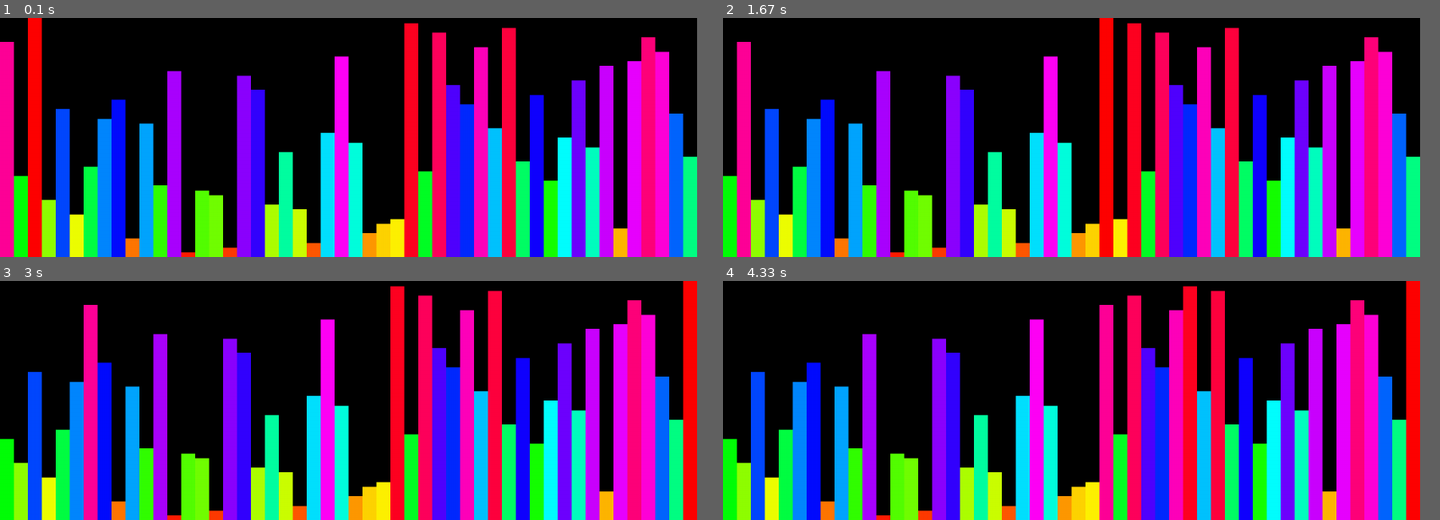
Above: before the commit, frames 1-4 (two rows, left to right).
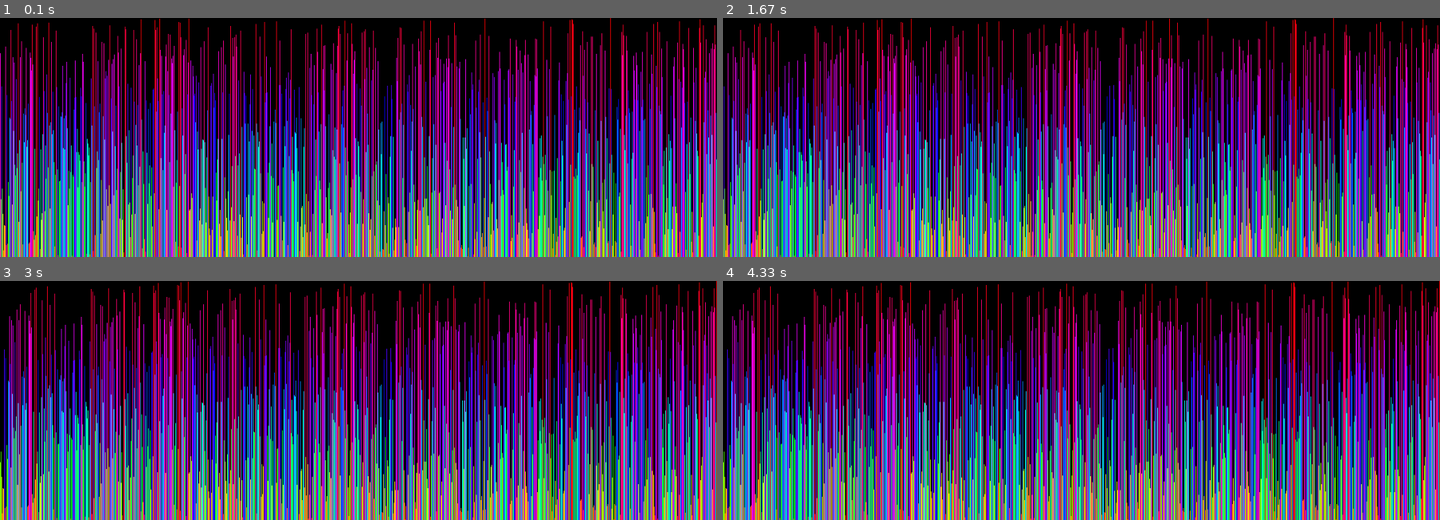
Above: after the commit, the same moments.

Repository: agosav/sorting-pygame
Game: pygame game, started from main.py
Two runs of this game, one before a commit and one after it. Both use one fixed random seed, a clock stepped at 60 frames per second and the inputs below.
Inputs:
- Up to frame 1 (0.1 s): no input
- Up to frame 2 (1.67 s): tap Space at 0.33 s
- Up to frame 3 (3 s): no input
- Up to frame 4 (4.33 s): no input
In our replay, the window is 875x300 before the commit and 900x300 after it. These sizes can differ from the game's own. Grey fills any space a smaller window leaves; there, only what the larger window draws over its background counts as a difference.

The runs differ from the first frame. In frame 1, 74% of the frame differs, in the area x 0-100%, y 0-100%; in frame 2, 75%; in frame 3, 75%; in frame 4, 75%.

Commit message:
cambio de variables

Diff:
--- a/main.py
+++ b/main.py
@@ -64,14 +64,13 @@
         # dibujar rectángulo
         pygame.draw.rect(ventana, color, (x, y, ancho_barra, alto_barra))
 
-    time.sleep(0.05)
+    time.sleep(0.002)
     pygame.display.update()
 
 
 def principal():
     # cantidad de elementos del array
-    N = 50
-
+    N = 1080
     # determinamos ancho y alto de la ventana. El máximo es 1080x360
     max_ancho = 1080
     alto = 360
Binary file changed: portada.png
